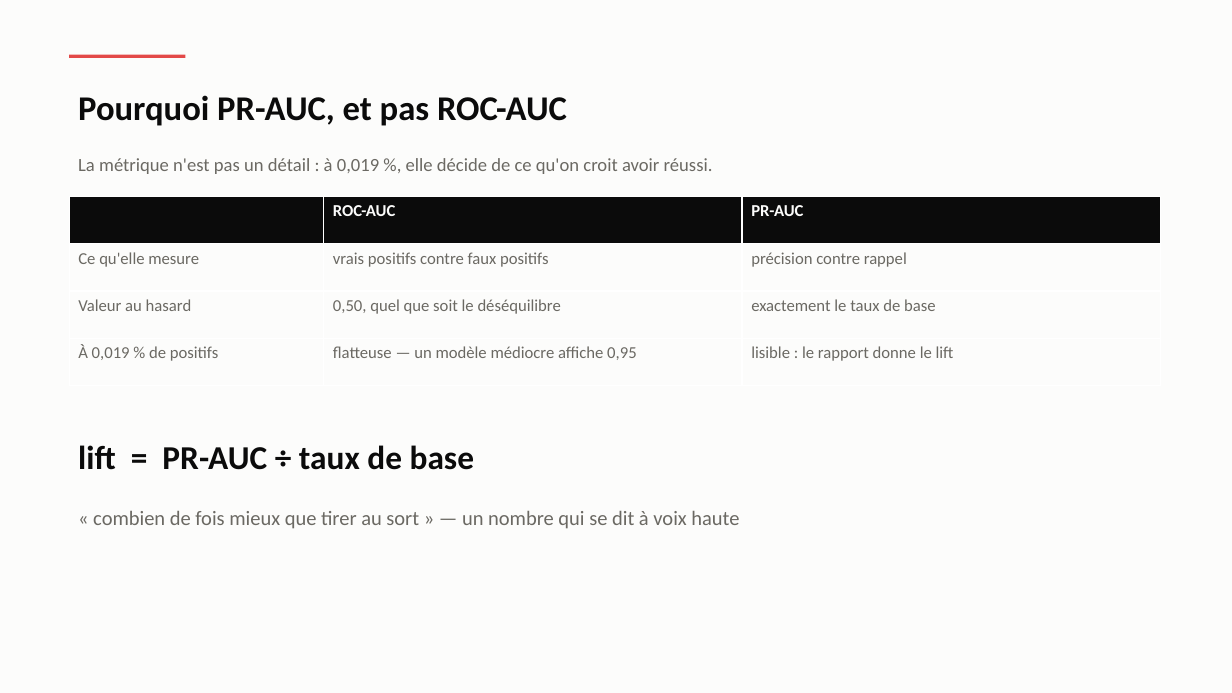
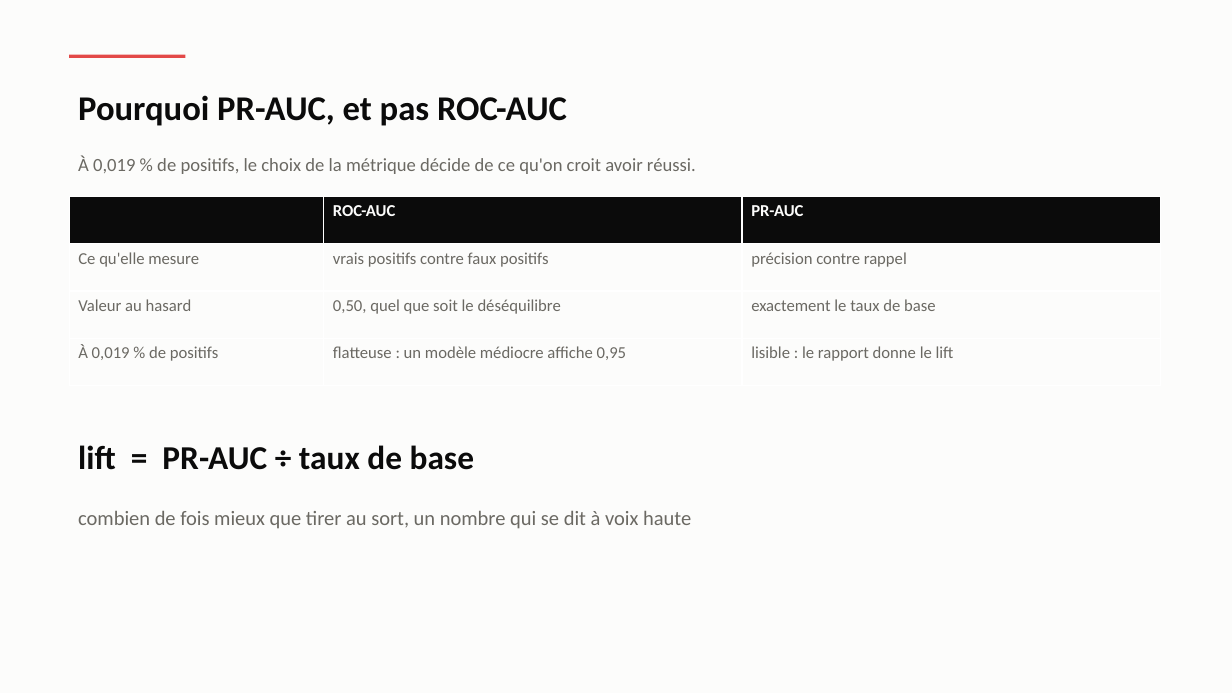
Before and after one commit to Hierogifle/terre-vent-feu-eau-data, a slide deck: slide 12 of presentation/soutenance.pptx (slide 8 before the commit). Drawn at 1232x693 pixels with LibreOffice and Linux fonts; fonts in the diff are those of the drawing. Boxes give left, top, right and bottom in pixels: in the first picture for what was removed or moved away, otherwise in the second. Text is boxed around its words. In the diff, an @@ line names an element or a change of style, - is before the commit and + after.

```diff
--- a/presentation/soutenance.pptx
+++ b/presentation/soutenance.pptx
@@ text at (x1=78, y1=156, x2=696, y2=174): text changed @@
-La métrique n'est pas un détail : à 0,019 %, elle décide de ce qu'on croit avoir réussi.
+À 0,019 % de positifs, le choix de la métrique décide de ce qu'on croit avoir réussi.
@@ table at (x1=69, y1=197, x2=1162, y2=386) @@
-row 4, column 2: flatteuse — un modèle médiocre affiche 0,95
+row 4, column 2: flatteuse : un modèle médiocre affiche 0,95
@@ text at (x1=78, y1=511, x2=691, y2=529): text changed @@
-« combien de fois mieux que tirer au sort » — un nombre qui se dit à voix haute
+combien de fois mieux que tirer au sort, un nombre qui se dit à voix haute
```
Also in this commit, not shown: 25 other slides changed, 11 slides added, 5 slides removed, 4 other files.
